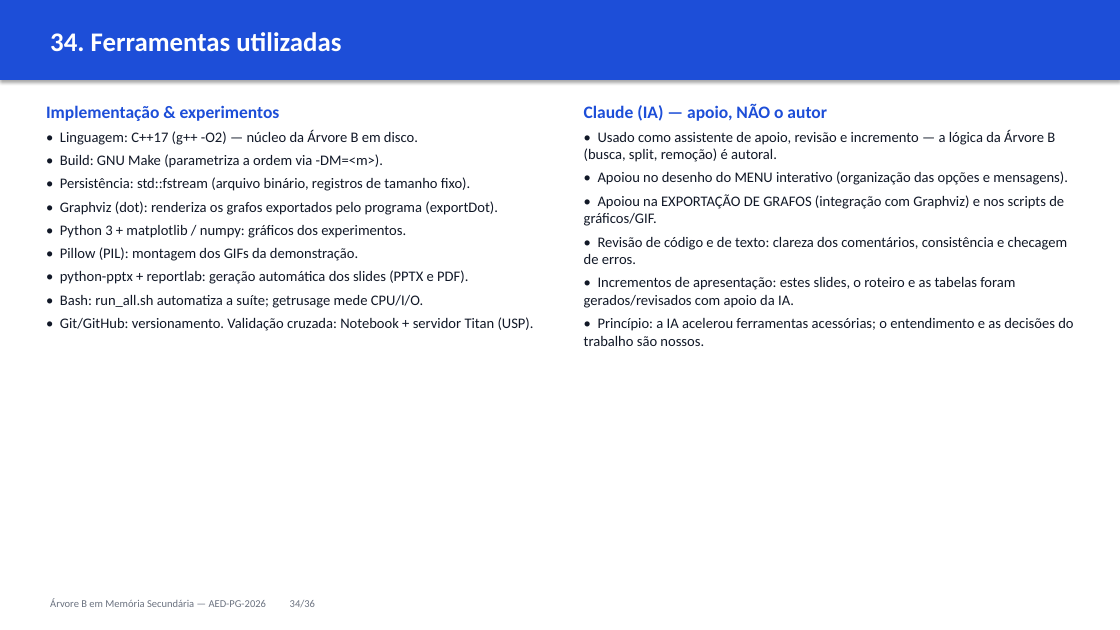
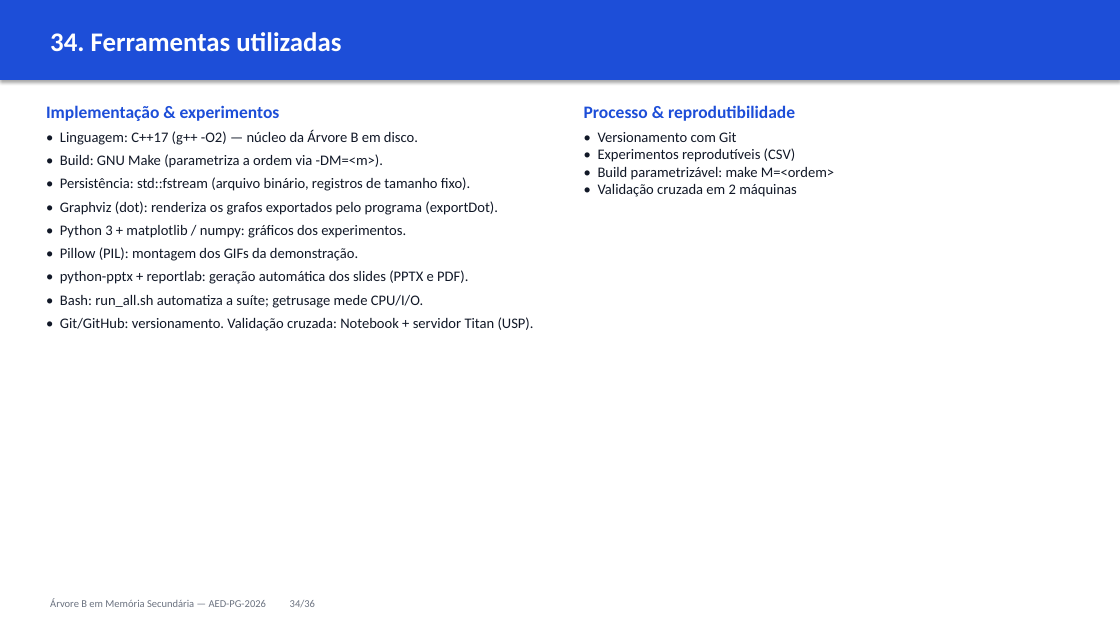
Before and after one commit to cassiotakarada/btree, a slide deck: slide 34 of apresentacao/APRESENTACAO.pptx. Drawn at 1120x630 pixels with LibreOffice and Linux fonts; fonts in the diff are those of the drawing. Boxes give left, top, right and bottom in pixels: in the first picture for what was removed or moved away, otherwise in the second. Text is boxed around its words. In the diff, an @@ line names an element or a change of style, - is before the commit and + after.

```diff
--- a/apresentacao/APRESENTACAO.pptx
+++ b/apresentacao/APRESENTACAO.pptx
@@ text at (x1=584, y1=105, x2=834, y2=197): text changed @@
-Claude (IA) — apoio, NÃO o autor
-• Usado como assistente de apoio, revisão e incremento — a lógica da Árvore B (busca, split, remoção) é autoral.
-• Apoiou no desenho do MENU interativo (organização das opções e mensagens).
-• Apoiou na EXPORTAÇÃO DE GRAFOS (integração com Graphviz) e nos scripts de gráficos/GIF.
-• Revisão de código e de texto: clareza dos comentários, consistência e checagem de erros.
-• Incrementos de apresentação: estes slides, o roteiro e as tabelas foram gerados/revisados com apoio da IA.
-• Princípio: a IA acelerou ferramentas acessórias; o entendimento e as decisões do trabalho são nossos.
+Processo & reprodutibilidade
+• Versionamento com Git
+• Experimentos reprodutíveis (CSV)
+• Build parametrizável: make M=<ordem>
+• Validação cruzada em 2 máquinas
```
Also in this commit, not shown: 12 other files.
